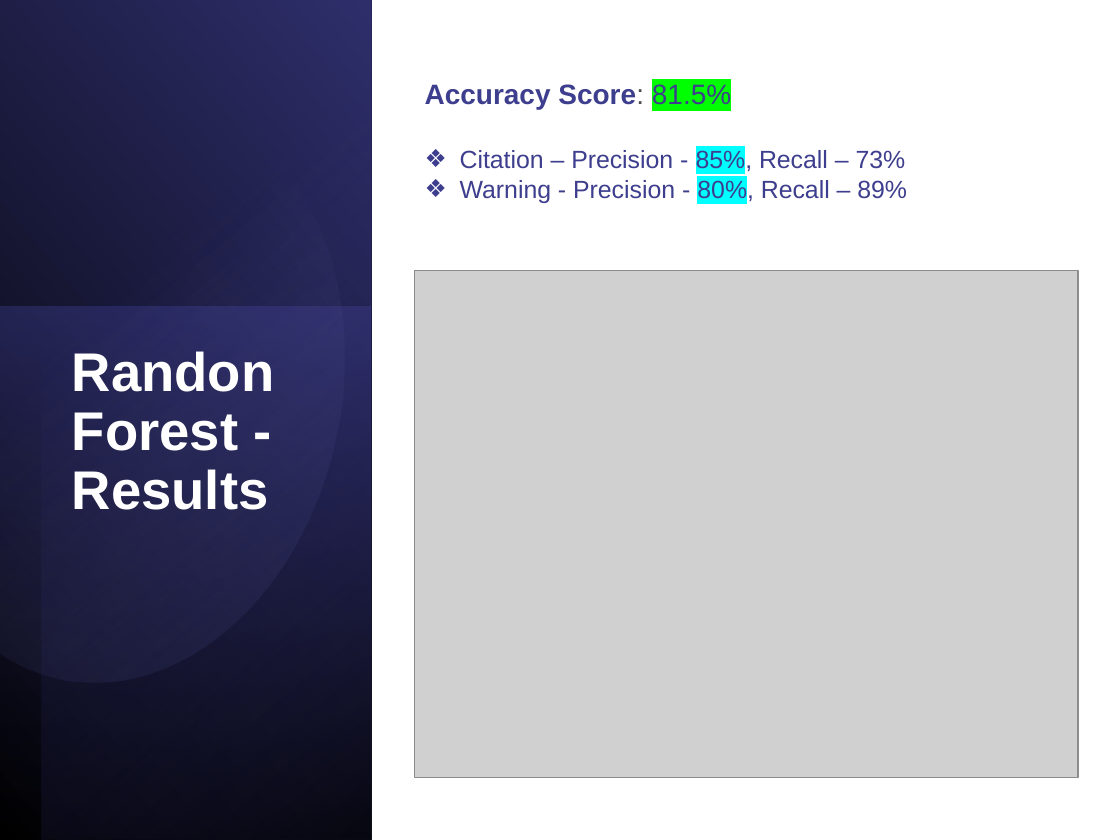
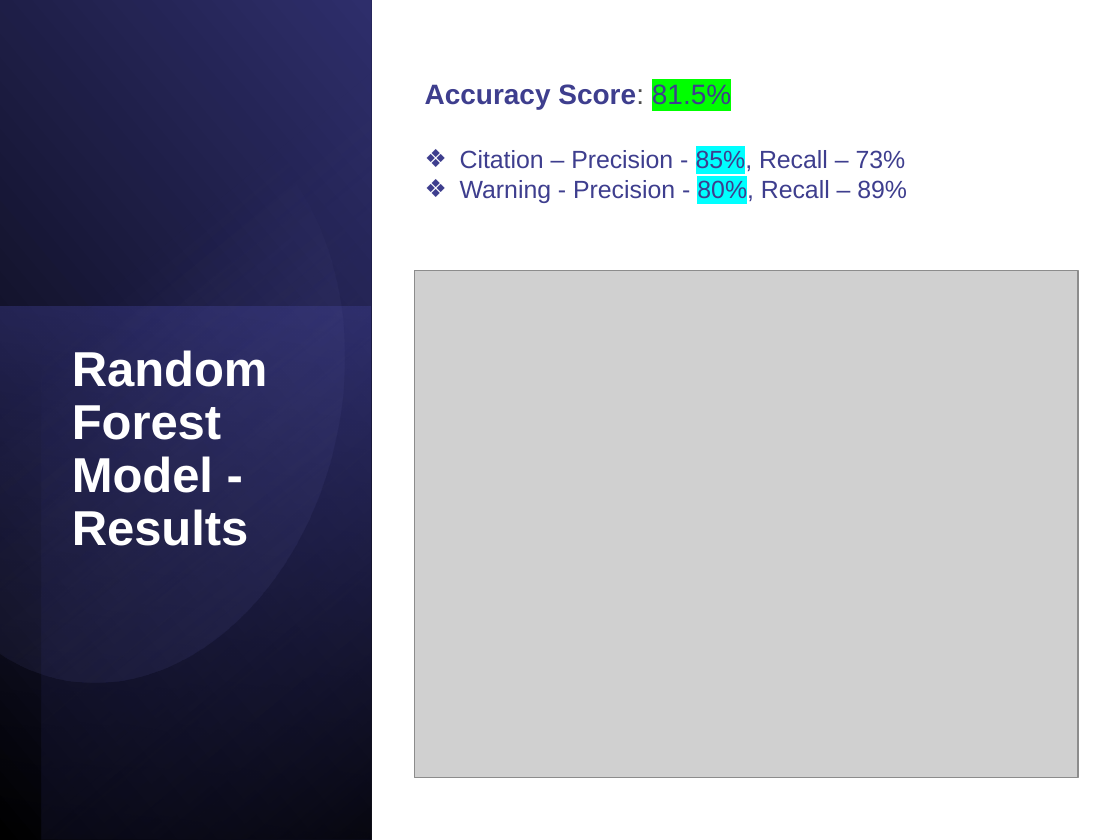
Before and after one commit to hrollin5/Project_4, a slide deck: slide 16 of traffic_violation.pptx. Drawn at 1120x840 pixels with LibreOffice and Linux fonts; fonts in the diff are those of the drawing; grey boxes stand for pictures. Boxes give left, top, right and bottom in pixels: in the first picture for what was removed or moved away, otherwise in the second. Text is boxed around its words. In the diff, an @@ line names an element or a change of style, - is before the commit and + after.

Commit message:
Spelling correction

```diff
--- a/traffic_violation.pptx
+++ b/traffic_violation.pptx
@@ title at [72, 350, 268, 546]: text changed; size 35 to 31.5 pt @@
-Randon Forest - Results
+Random Forest Model - Results
```
Also in this commit, not shown: 3 other slides changed.
